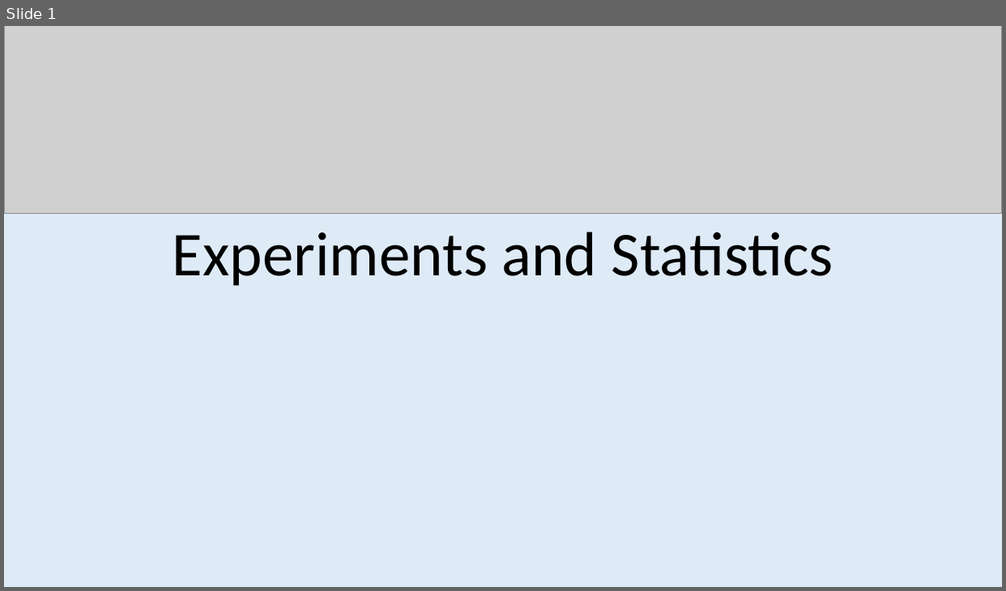
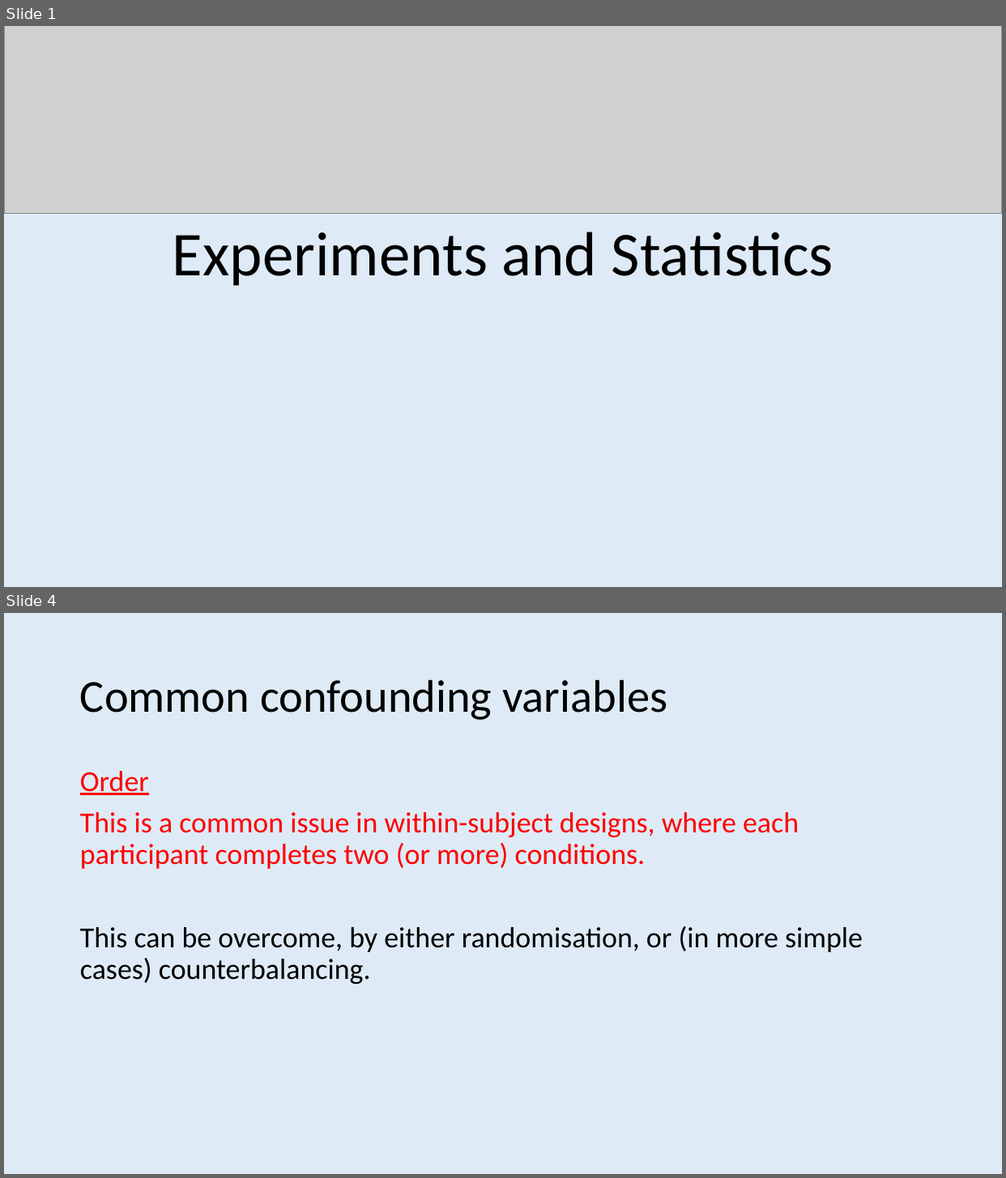
Before and after one commit to ajwills72/rmhealth-found, a slide deck: docs/lecture_4.pptx. Shown one above the other, each under a label of ours: slide 1 before the commit, slides 1 and 4 after it; the slides between them are not shown. The pictures are 1006x591 and 1006x1178 pixels, drawn with LibreOffice and Linux fonts; fonts in the diff are those of the drawing; grey boxes stand for pictures. Boxes give left, top, right and bottom in pixels: in the first picture for what was removed or moved away, otherwise in the second. Text is boxed around its words. In the diff, an @@ line names an element or a change of style, - is before the commit and + after.

```diff
--- a/docs/lecture_4.pptx
+++ b/docs/lecture_4.pptx
@@ slide 4 added at <box>4,613,1002,1174</box>, background #DEEBF7 @@
@@ title added at <box>80,679,667,720</box>, 44 pt, text #000000 @@
+Common confounding variables
@@ text added at <box>80,771,863,984</box>, 28 pt, text #FF0000 @@
+Order
+This is a common issue in within-subject designs, where each participant completes two (or more) conditions.
+This can be overcome, by either randomisation, or (in more simple cases) counterbalancing.
```
Also in this commit, not shown: 17 other slides added, 9 slides removed.
